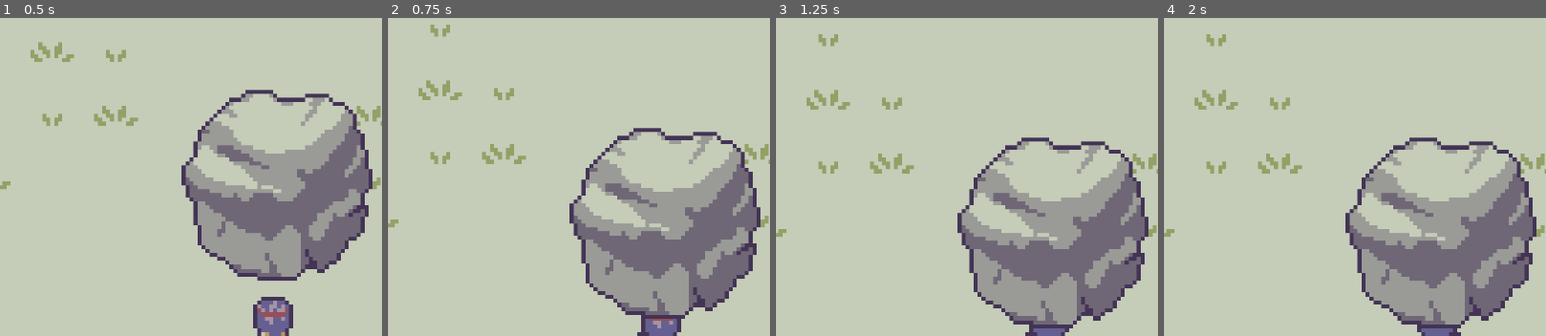
Above: before the commit, frames 1-4 (left to right).
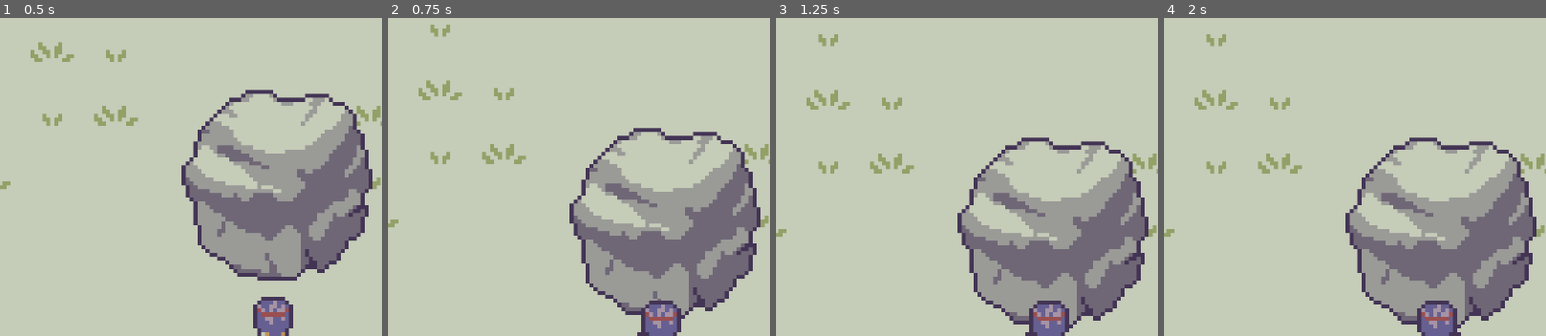
Above: after the commit, the same moments.

Repository: michasng/sisyphus
Game: Godot game, scene res://scenes/game.tscn
Same seed, same stepped clock (60 frames per second), same inputs: the game is played once before the commit and once after it.
Inputs:
- Up to frame 1 (0.5 s): no input
- Up to frame 2 (0.75 s): tap Enter at 0.5 s; hold W (up) from 0.53 s (still down)
- Up to frame 3 (1.25 s): keep holding W (up)
- Up to frame 4 (2 s): keep holding W (up)
The pictures show only the part of the screen within x 14-64%, y 1-51%; the shares and areas given below are measured in that part.

Frame 1 is identical in both runs. In frame 2, 0.5% of the frame differs, in the area x 66-77%, y 88-95%; in frame 3, 0.7%, in the area x 66-77%, y 88-98%; in frame 4, 0.7%.

Commit message:
Enable y sorting

Diff:
--- a/scenes/game.tscn
+++ b/scenes/game.tscn
@@ -51,6 +51,7 @@
 sources/0 = SubResource("TileSetAtlasSource_yqjtg")
 
 [node name="Game" type="Node2D"]
+y_sort_enabled = true
 script = ExtResource("1_lbhrr")
 
 [node name="TileMapLayer" type="TileMapLayer" parent="."]
